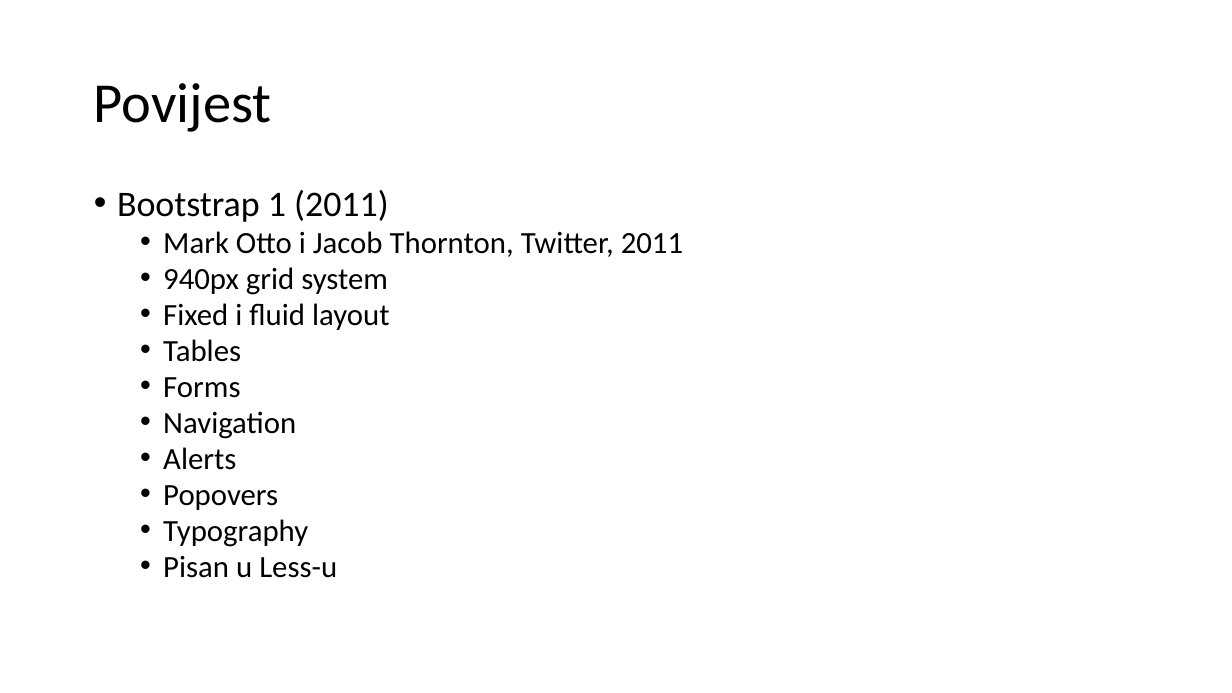
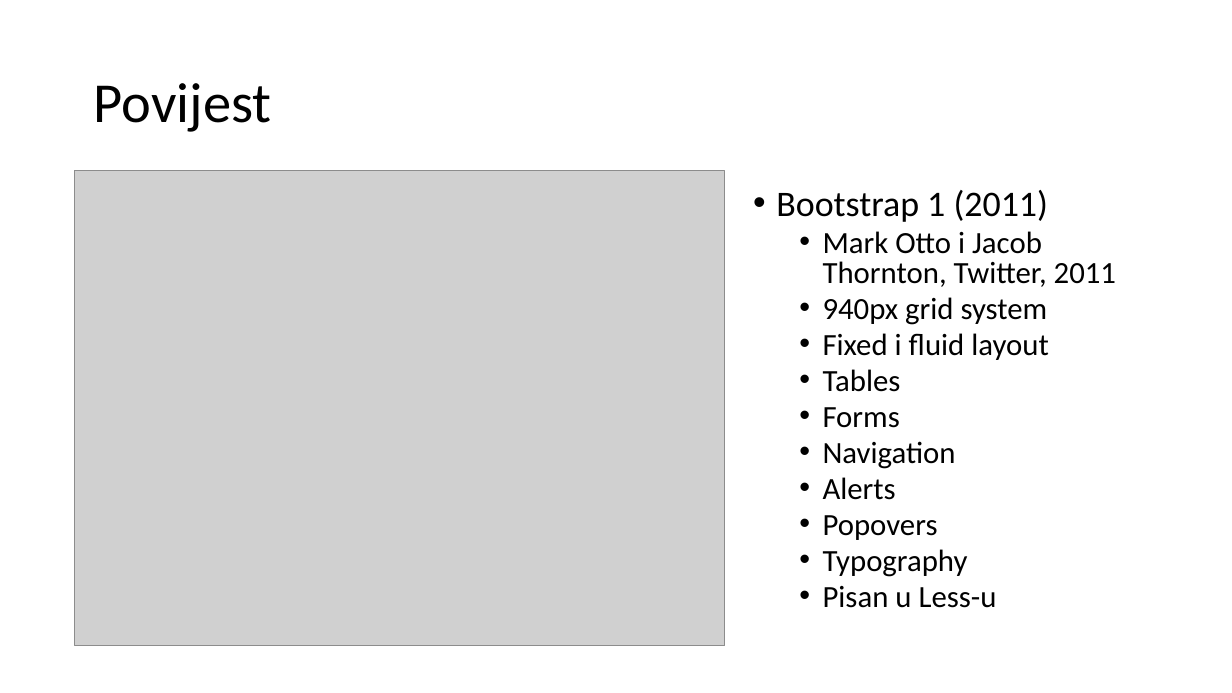
Before and after one commit to mmssniper/angular-workshop, a slide deck: slide 3 of prezentacije/1-6 Twitter Bootstrap.pptx. Drawn at 1232x693 pixels with LibreOffice and Linux fonts; fonts in the diff are those of the drawing; grey boxes stand for pictures. Boxes give left, top, right and bottom in pixels: in the first picture for what was removed or moved away, otherwise in the second. Text is boxed around its words. In the diff, an @@ line names an element or a change of style, - is before the commit and + after.

Commit message:
Dorađena bootstrap prezentacija

```diff
--- a/prezentacije/1-6 Twitter Bootstrap.pptx
+++ b/prezentacije/1-6 Twitter Bootstrap.pptx
@@ picture added at [75,171,726,646] @@
@@ text "Bootstrap 1 (2011)" rewrapped from [117,190,683,578] to [776,190,1116,608] @@
```
Also in this commit, not shown: 11 other slides changed, 5 slides added, 3 slides removed.
